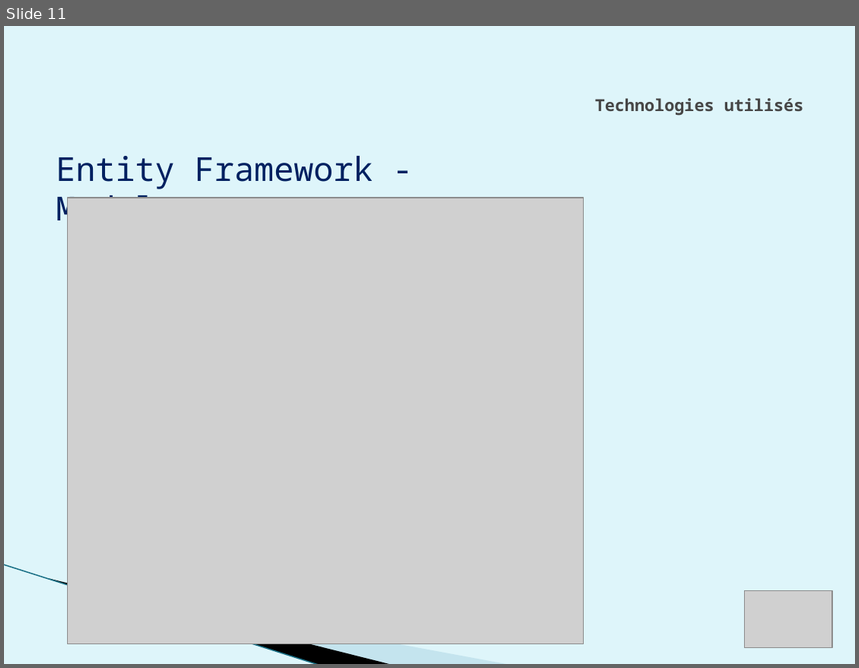
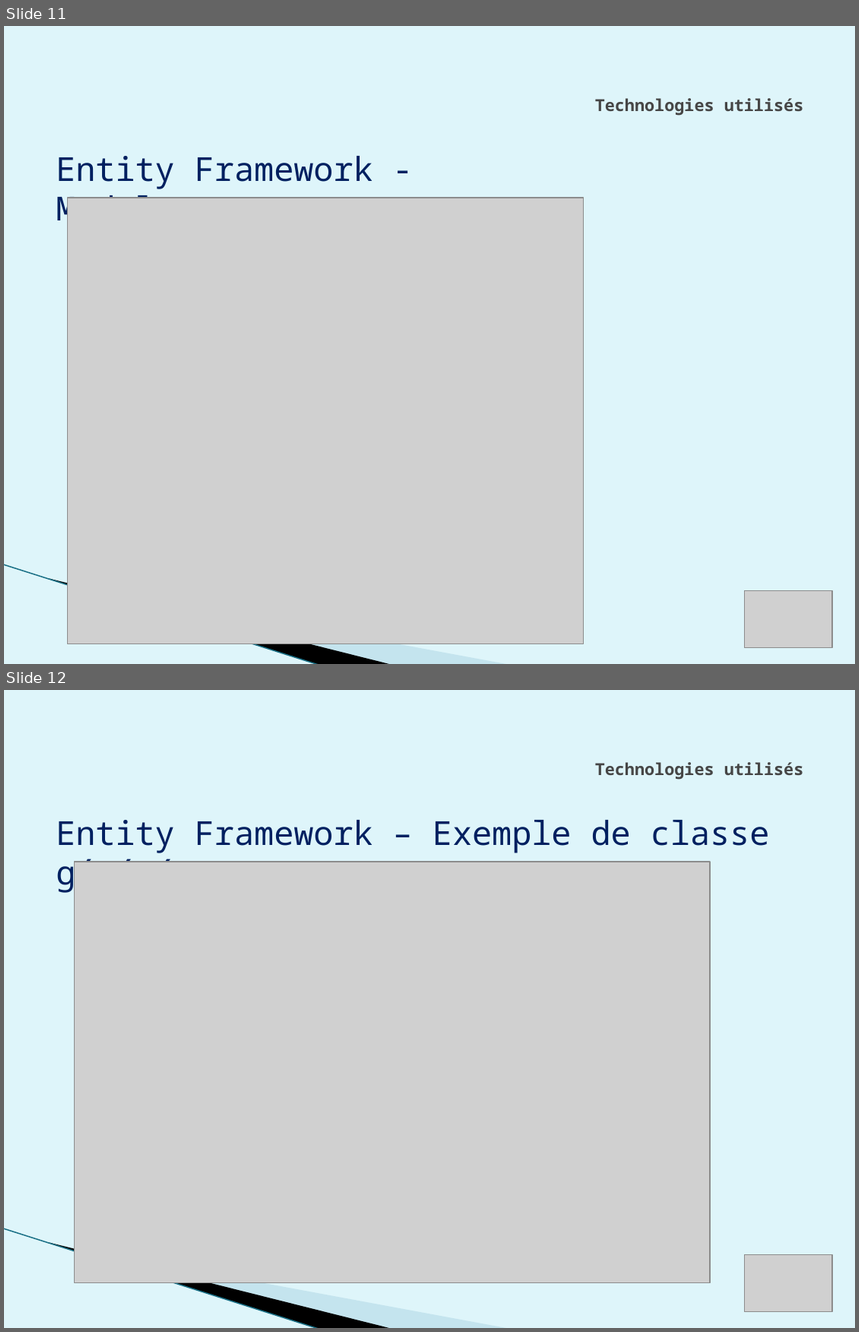
Before and after one commit to weetrax/AbsMedicalWPF, a slide deck: doc/Diapo.pptx. Shown one above the other, each under a label of ours: slide 11 before the commit, slides 11 and 12 after it. The pictures are 859x668 and 859x1332 pixels, drawn with LibreOffice and Linux fonts; fonts in the diff are those of the drawing; grey boxes stand for pictures; background and template pictures are left out. Boxes give left, top, right and bottom in pixels: in the first picture for what was removed or moved away, otherwise in the second. Text is boxed around its words. In the diff, an @@ line names an element or a change of style, - is before the commit and + after.

```diff
--- a/doc/Diapo.pptx
+++ b/doc/Diapo.pptx
@@ slide 12 added at (x1=4, y1=690, x2=855, y2=1328), background #DEF5FA; not listed: 3 template elements that a slide beside it also shows @@
@@ title added at (x1=595, y1=762, x2=804, y2=780), 14 pt, text #464646, bold @@
+Technologies utilisés
@@ text added at (x1=56, y1=820, x2=770, y2=894), 28 pt, text #002060 @@
+Entity Framework – Exemple de classe généré
@@ picture added at (x1=75, y1=862, x2=711, y2=1284) @@
@@ picture added at (x1=744, y1=1255, x2=832, y2=1312) @@
```
Also in this commit, not shown: 1 other file.
